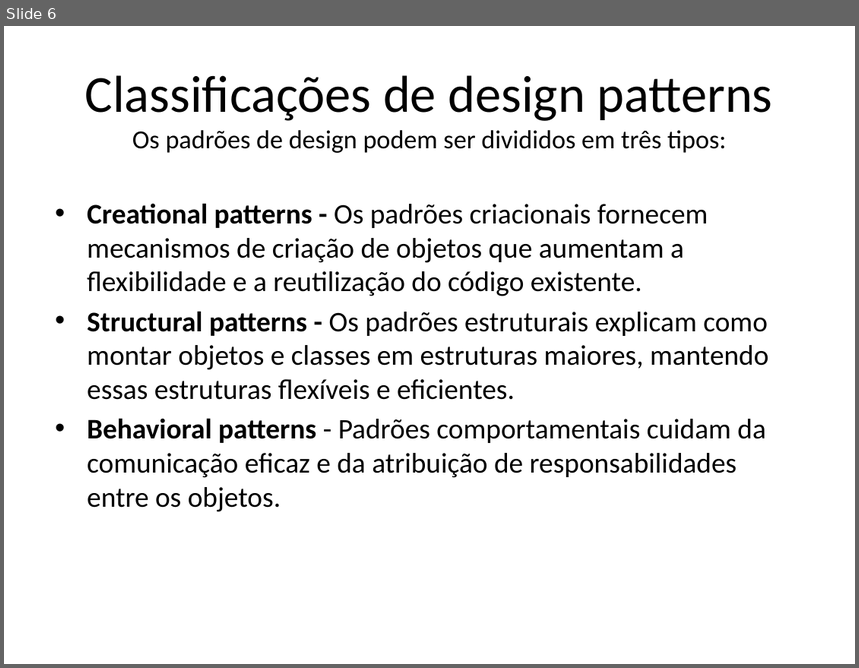
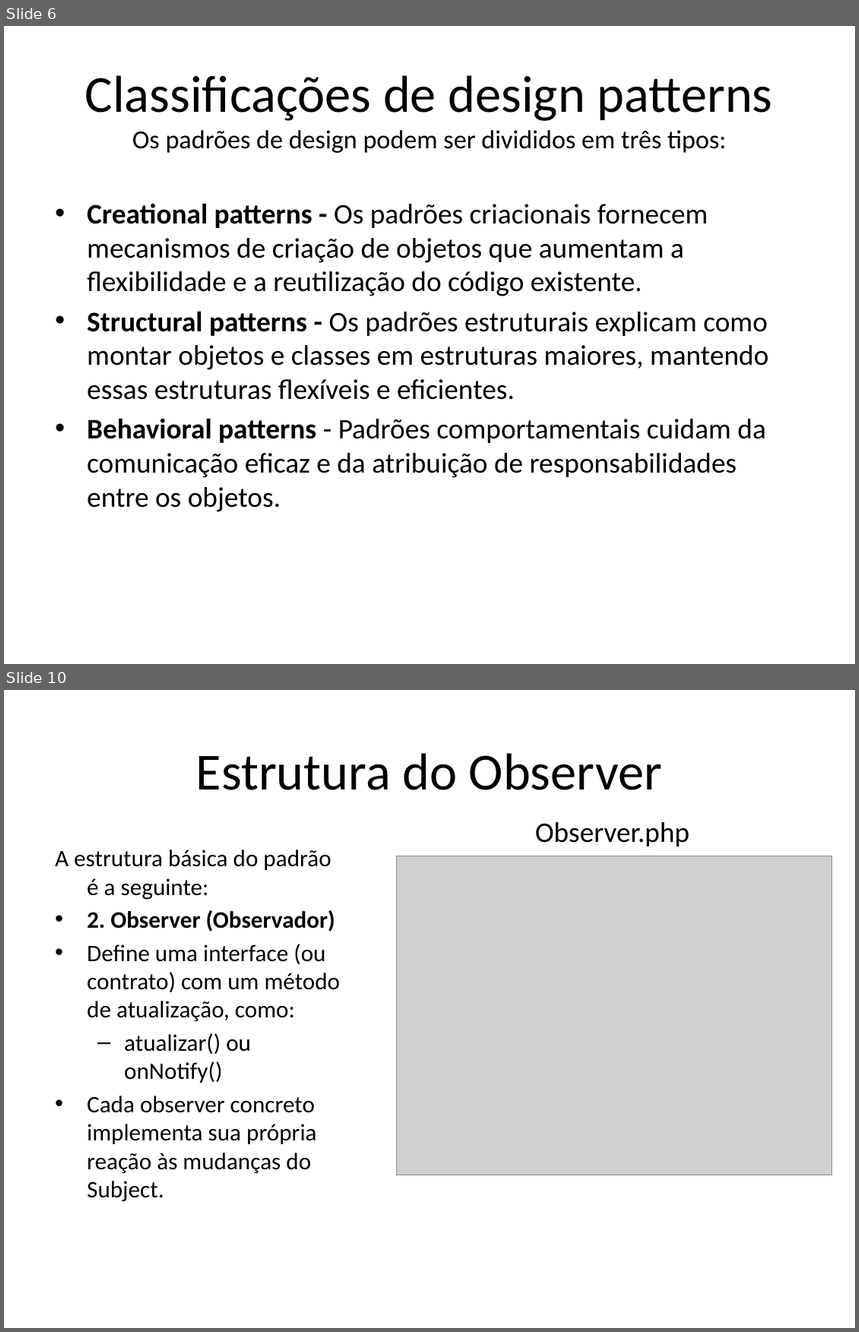
Before and after one commit to muriloHx/trabalho-mvc, a slide deck: slides/design-patterns.pptx. Shown one above the other, each under a label of ours: slide 6 before the commit, slides 6 and 10 after it; the slides between them are not shown. The pictures are 859x668 and 859x1332 pixels, drawn with LibreOffice and Linux fonts; fonts in the diff are those of the drawing; grey boxes stand for pictures. Boxes give left, top, right and bottom in pixels: in the first picture for what was removed or moved away, otherwise in the second. Text is boxed around its words. In the diff, an @@ line names an element or a change of style, - is before the commit and + after.

Commit message:
adicao do exemplo observer no slide design-pattern

```diff
--- a/slides/design-patterns.pptx
+++ b/slides/design-patterns.pptx
@@ slide 10 added at bbox=[4, 690, 855, 1328], background #FFFFFF @@
@@ title added at bbox=[196, 753, 662, 790], 44 pt, text #000000 @@
+Estrutura do Observer
@@ text added at bbox=[535, 822, 690, 847], 24 pt, text #000000 @@
+Observer.php
@@ text added at bbox=[55, 850, 341, 1202], 20 pt, text #000000 @@
+A estrutura básica do padrão é a seguinte:
+• 2. Observer (Observador)
+• Define uma interface (ou contrato) com um método de atualização, como:
+  – atualizar() ou onNotify()
+• Cada observer concreto implementa sua própria reação às mudanças do Subject.
@@ picture added at bbox=[396, 856, 832, 1175] @@
```
Also in this commit, not shown: 2 slides changed, 3 other slides added.
